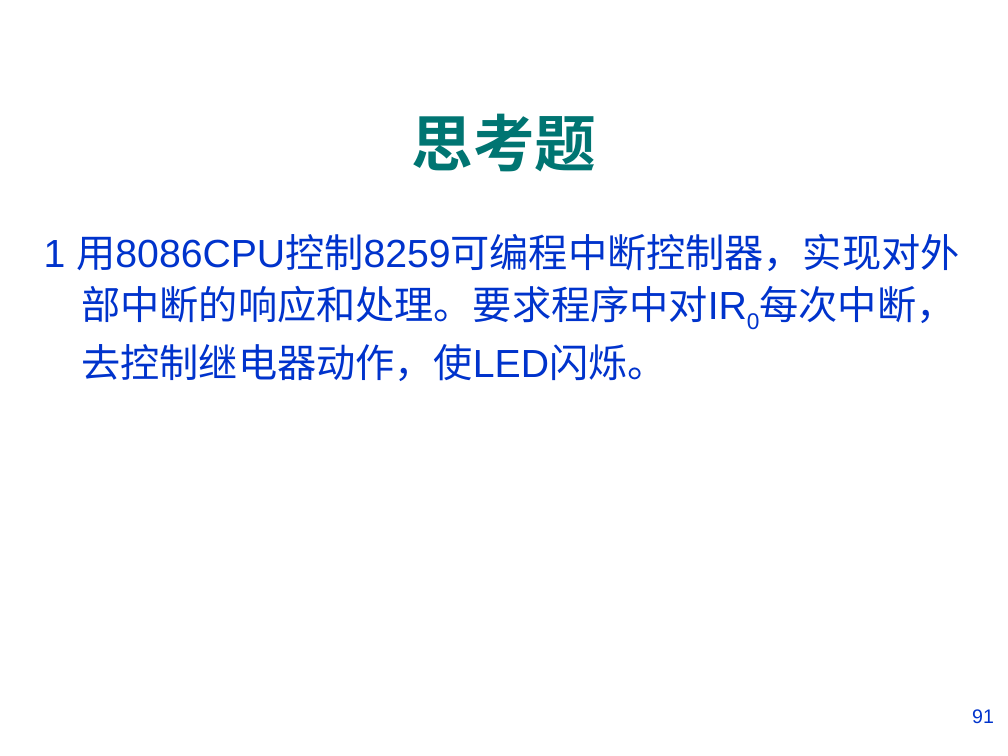
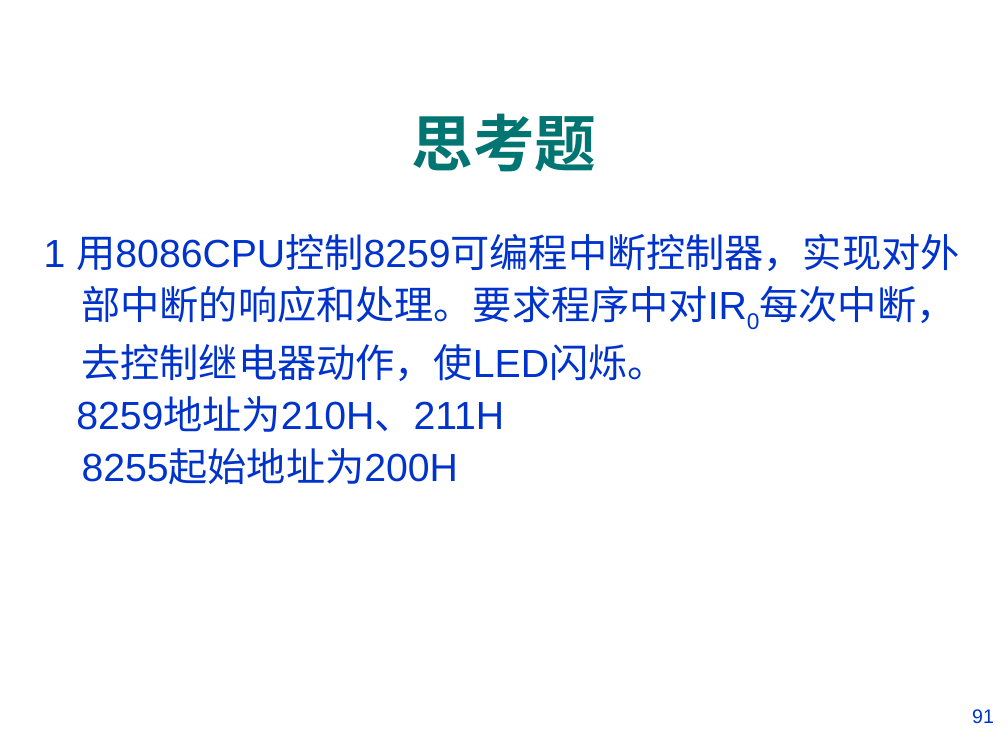
Before and after one commit to rshouc/Microcomputer, a slide deck: slide 91 of PPT/The Principle of Microcomputer/第七章 微机原理（中断控制器8259A) .pptx. Drawn at 1008x756 pixels with LibreOffice and Linux fonts; fonts in the diff are those of the drawing; background and template pictures are left out. Boxes give left, top, right and bottom in pixels: in the first picture for what was removed or moved away, otherwise in the second. Text is boxed around its words. In the diff, an @@ line names an element or a change of style, - is before the commit and + after.

```diff
--- a/PPT/The Principle of Microcomputer/第七章 微机原理（中断控制器8259A) .pptx
+++ b/PPT/The Principle of Microcomputer/第七章 微机原理（中断控制器8259A) .pptx
@@ text at (76, 398, 504, 485): paragraphs added @@
+8259地址为210H、211H
+8255起始地址为200H
```
Also in this commit, not shown: 14 other slides changed, 1 other file.
